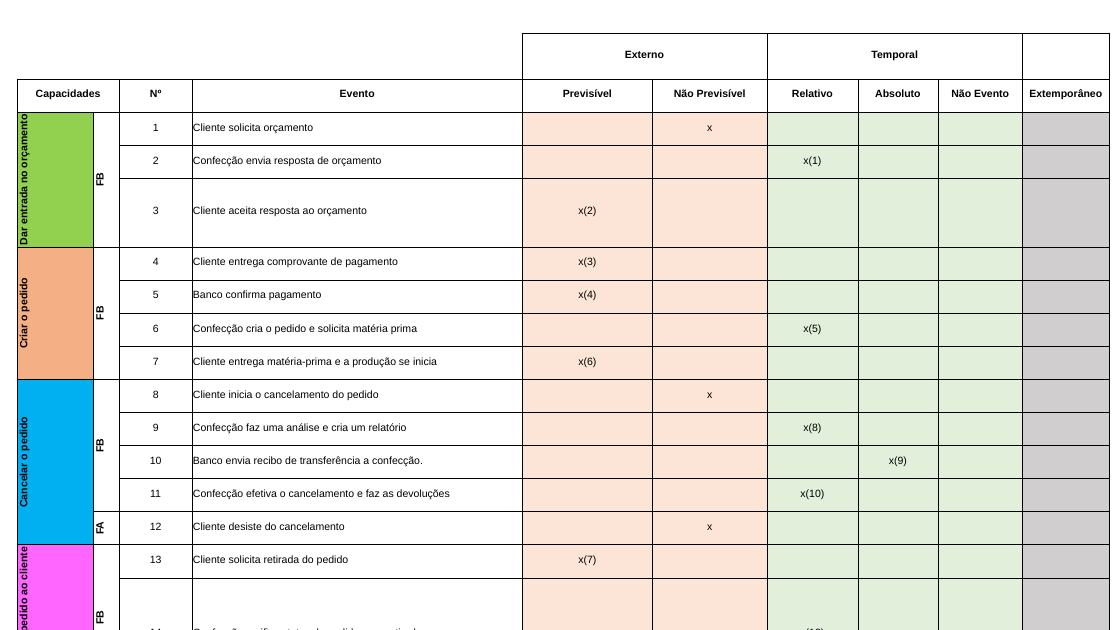
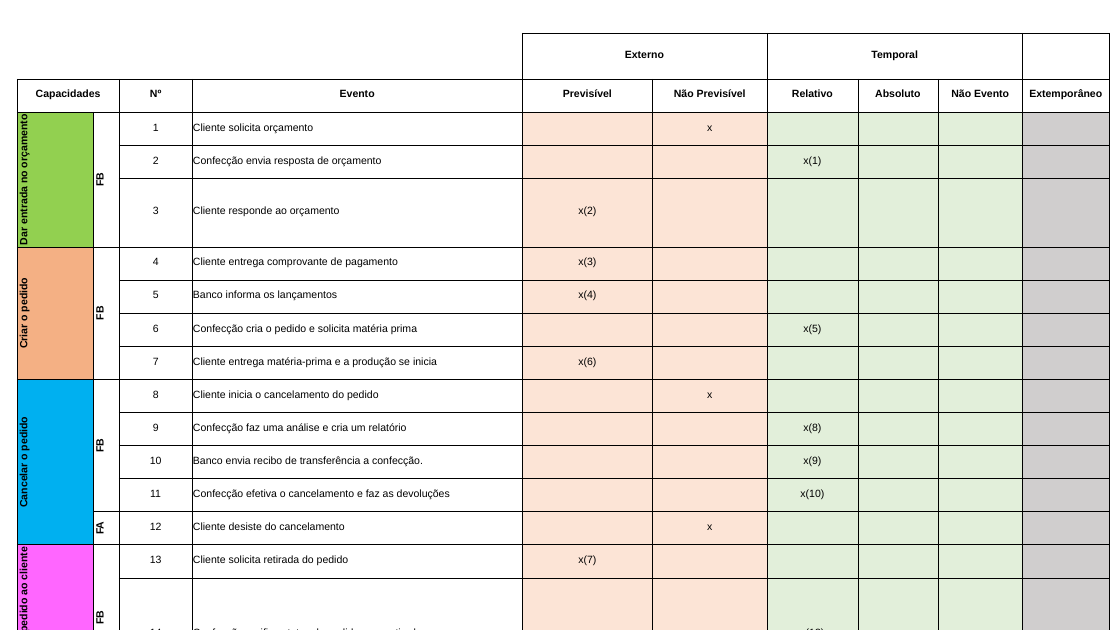
Before and after one commit to cferreiras/ARTEFATOS-ENIAC, a slide deck: slide 1 of 17. Análise dos Eventos para cada Cenário.pptx. Drawn at 1120x630 pixels with LibreOffice and Linux fonts; fonts in the diff are those of the drawing. Boxes give left, top, right and bottom in pixels: in the first picture for what was removed or moved away, otherwise in the second. Text is boxed around its words. In the diff, an @@ line names an element or a change of style, - is before the commit and + after.

```diff
--- a/17. Análise dos Eventos para cada Cenário.pptx
+++ b/17. Análise dos Eventos para cada Cenário.pptx
@@ table at [17,34,1111,628] @@
-row 6, column 4: Cliente aceita resposta ao orçamento
+row 6, column 4: Cliente responde ao orçamento
-row 8, column 4: Banco confirma pagamento
+row 8, column 4: Banco informa os lançamentos
-row 13, column 7: 
+row 13, column 7: x(9)
-row 13, column 8: x(9)
+row 13, column 8: 
```
Also in this commit, not shown: 6 other files.
